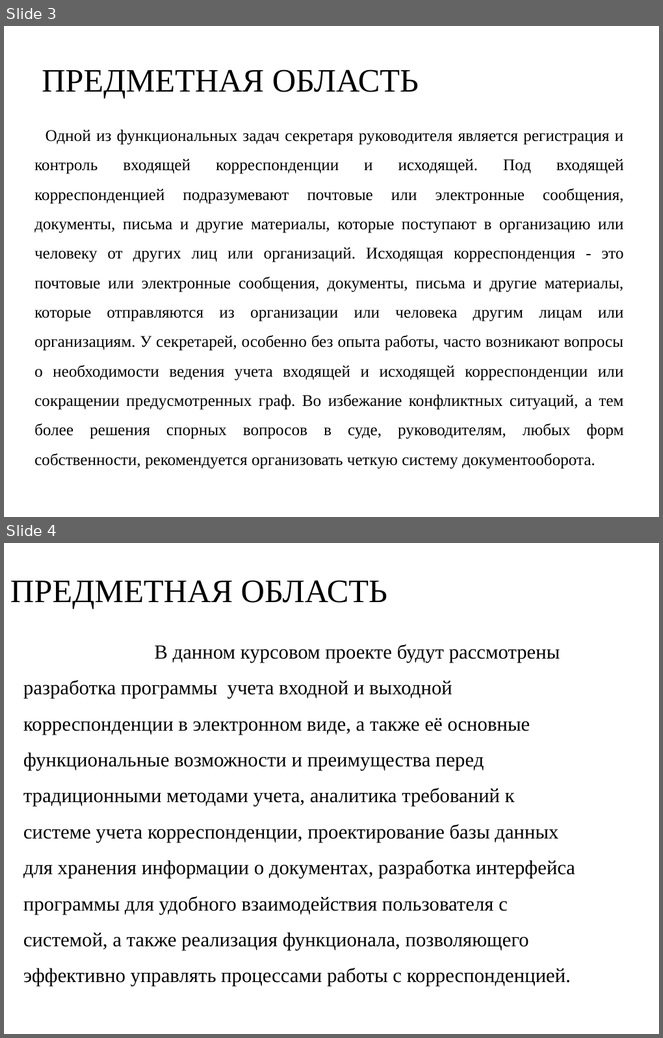
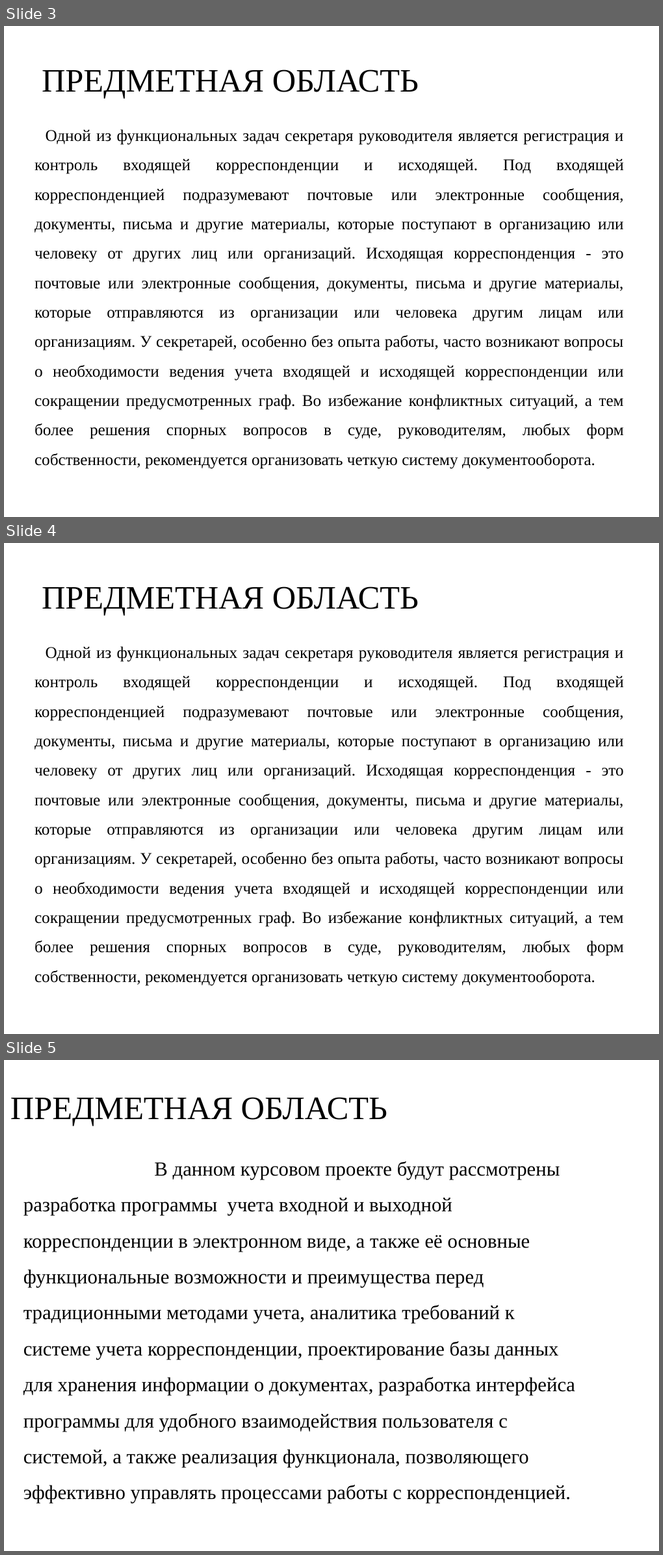
Before and after one commit to RAdKuzur/ASTU, a slide deck: Курсовые/Курсовая презентация Морозов.odp. Shown one above the other, each under a label of ours: slides 3 and 4 before the commit, slides 3, 4 and 5 after it. The pictures are 663x1038 and 663x1555 pixels, drawn with LibreOffice and Linux fonts; fonts in the diff are those of the drawing; background and template pictures are left out. Boxes give left, top, right and bottom in pixels: in the first picture for what was removed or moved away, otherwise in the second. Text is boxed around its words. In the diff, an @@ line names an element or a change of style, - is before the commit and + after.

```diff
--- a/Курсовые/Курсовая презентация Морозов.odp
+++ b/Курсовые/Курсовая презентация Морозов.odp
@@ slide 4 added at [4, 543, 659, 1034], background picture (left out) @@
@@ text added at [42, 587, 419, 615], 36 pt, text #000000 @@
+ПРЕДМЕТНАЯ ОБЛАСТЬ
@@ text added at [35, 646, 624, 986], 18 pt, text #000000 @@
+Одной из функциональных задач секретаря руководителя является регистрация и контроль входящей корреспонденции и исходящей. Под входящей корреспонденцией подразумевают почтовые или электронные сообщения, документы, письма и другие материалы, которые поступают в организацию или человеку от других лиц или организаций. Исходящая корреспонденция - это почтовые или электронные сообщения, документы, письма и другие материалы, которые отправляются из организации или человека другим лицам или организациям. У секретарей, особенно без опыта работы, часто возникают вопросы о необходимости ведения учета входящей и исходящей корреспонденции или сокращении предусмотренных граф. Во избежание конфликтных ситуаций, а тем более решения спорных вопросов в суде, руководителям, любых форм собственности, рекомендуется организовать четкую систему документооборота.
@@ what was slide 4 is now slide 5 @@
```
Also in this commit, not shown: 1 other file.
